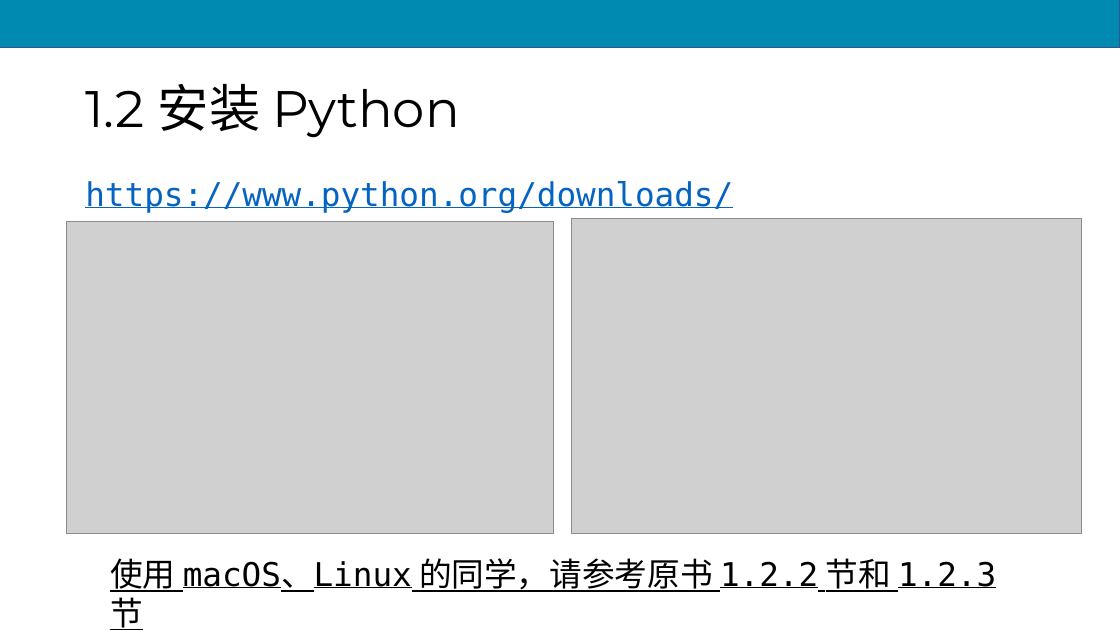
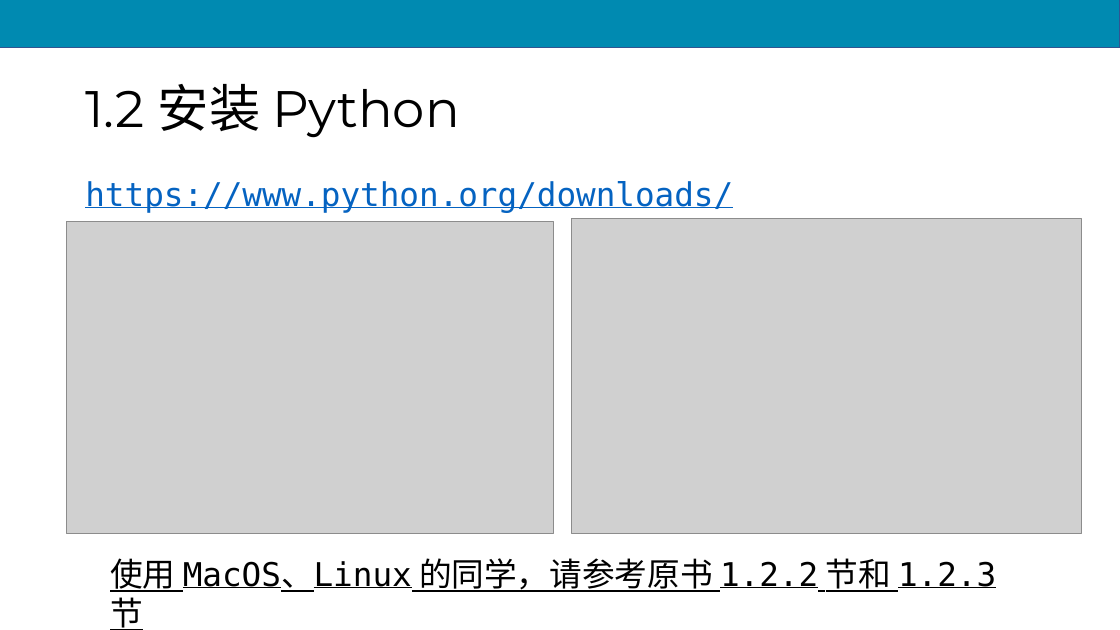
Before and after one commit to scruel/pcc_3e_slides, a slide deck: slide 10 of PPT/python1.pptx. Drawn at 1120x630 pixels with LibreOffice and Linux fonts; fonts in the diff are those of the drawing; grey boxes stand for pictures. Boxes give left, top, right and bottom in pixels: in the first picture for what was removed or moved away, otherwise in the second. Text is boxed around its words. In the diff, an @@ line names an element or a change of style, - is before the commit and + after.

```diff
--- a/PPT/python1.pptx
+++ b/PPT/python1.pptx
@@ text at <box>110,558,996,592</box>: text changed @@
-使用 macOS、Linux 的同学，请参考原书 1.2.2 节和 1.2.3 节
+使用 MacOS、Linux 的同学，请参考原书 1.2.2 节和 1.2.3 节
```
Also in this commit, not shown: 15 other slides changed, 12 other files.
